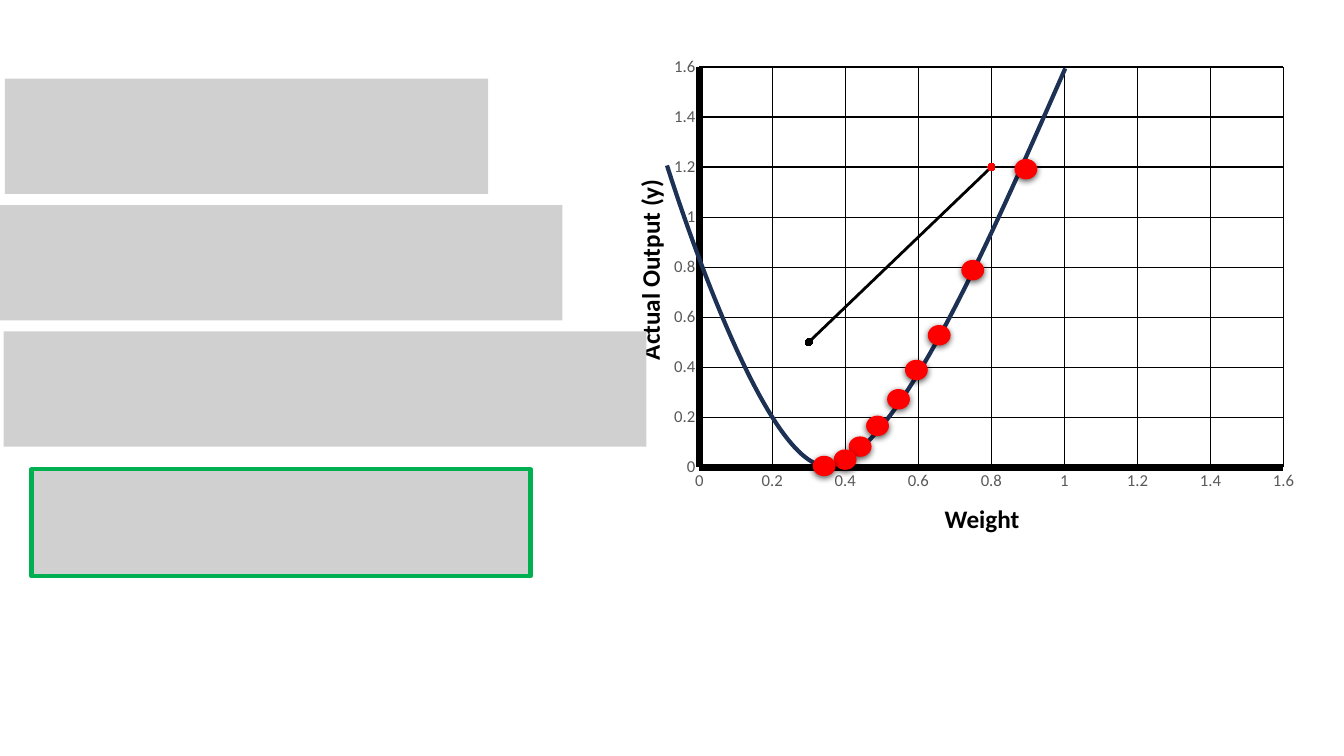
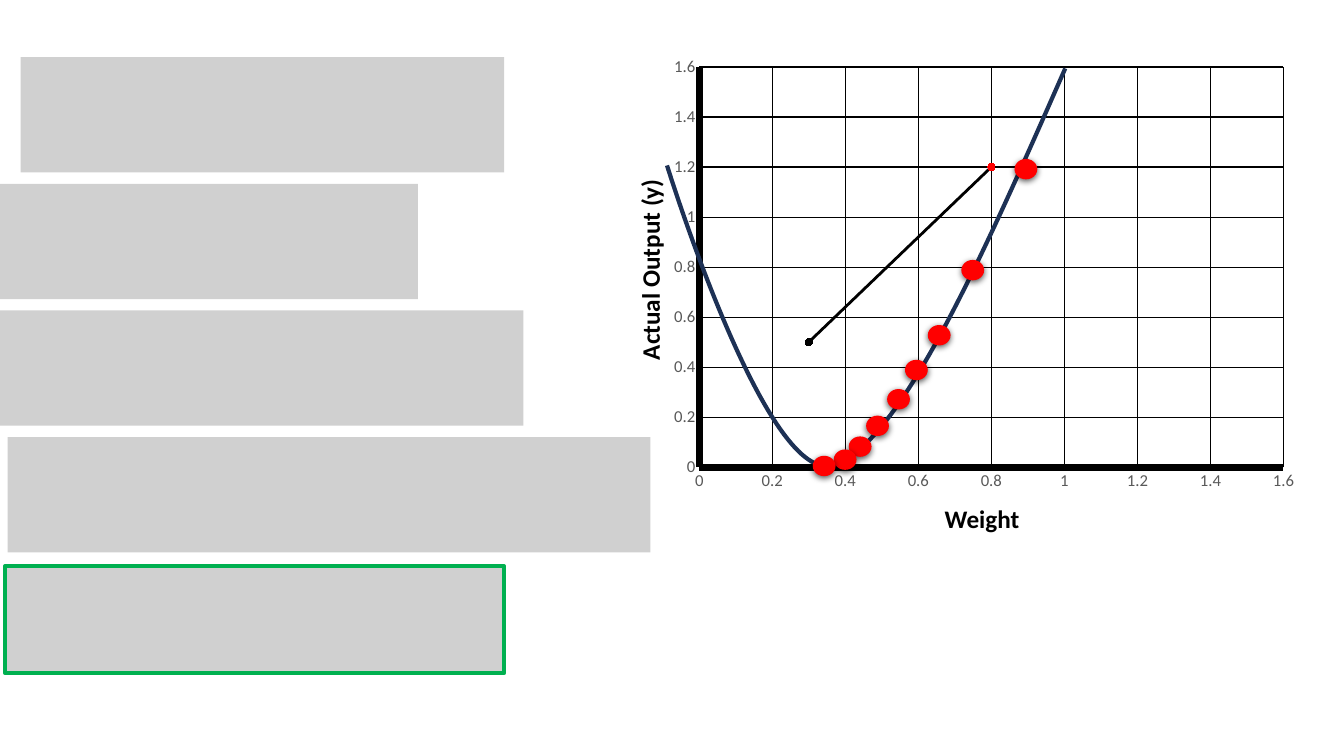
Before and after one commit to robitussin/CCDEPLRL, a slide deck: slide 21 of Week 2 - Training Neural Networks/Training Neural Networks.pptx. Drawn at 1344x756 pixels with LibreOffice and Linux fonts; fonts in the diff are those of the drawing; grey boxes stand for pictures. Boxes give left, top, right and bottom in pixels: in the first picture for what was removed or moved away, otherwise in the second. Text is boxed around its words. In the diff, an @@ line names an element or a change of style, - is before the commit and + after.

```diff
--- a/Week 2 - Training Neural Networks/Training Neural Networks.pptx
+++ b/Week 2 - Training Neural Networks/Training Neural Networks.pptx
@@ picture: place and size @@
-picture at [5,79,489,194]
+picture at [20,57,504,172]
@@ picture: place and size @@
-picture at [0,205,563,320]
+picture at [0,185,417,299]
@@ picture: place and size @@
-picture at [4,332,647,447]
+picture at [0,311,524,425]
@@ picture added at [8,438,651,553] @@
@@ picture removed at [31,470,530,577] @@
@@ picture added at [5,567,504,674] @@
```
